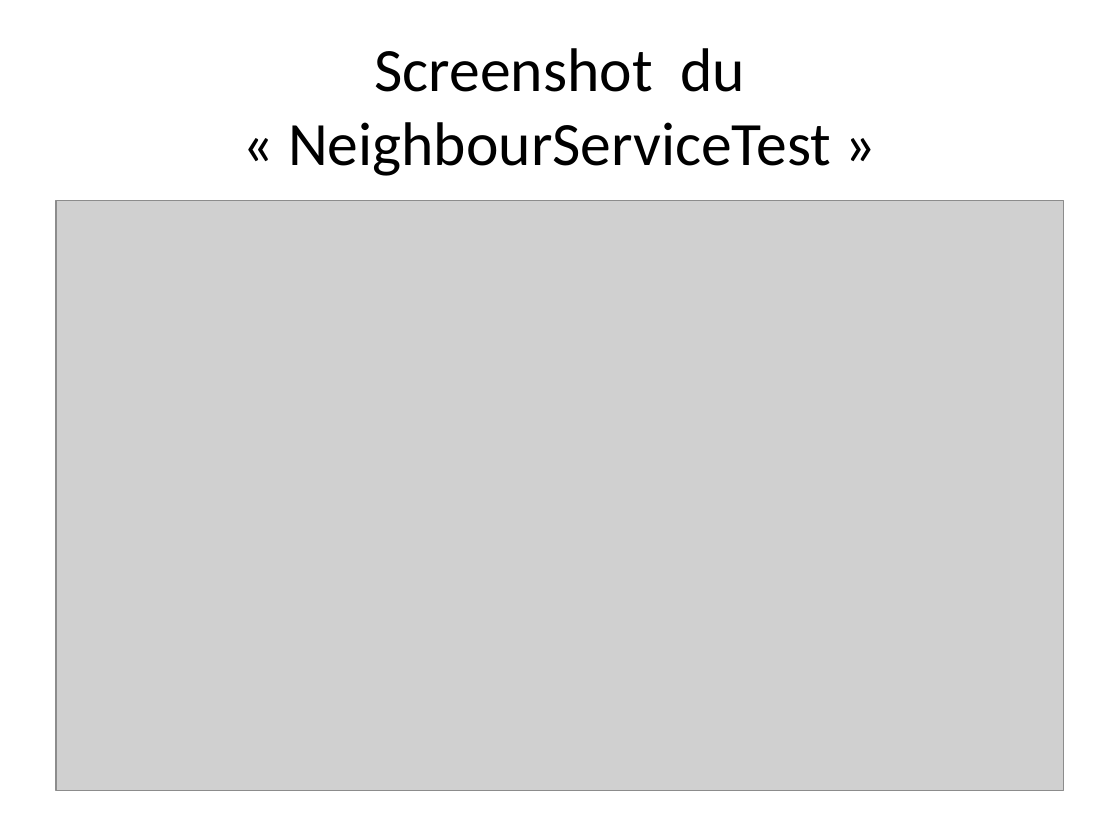
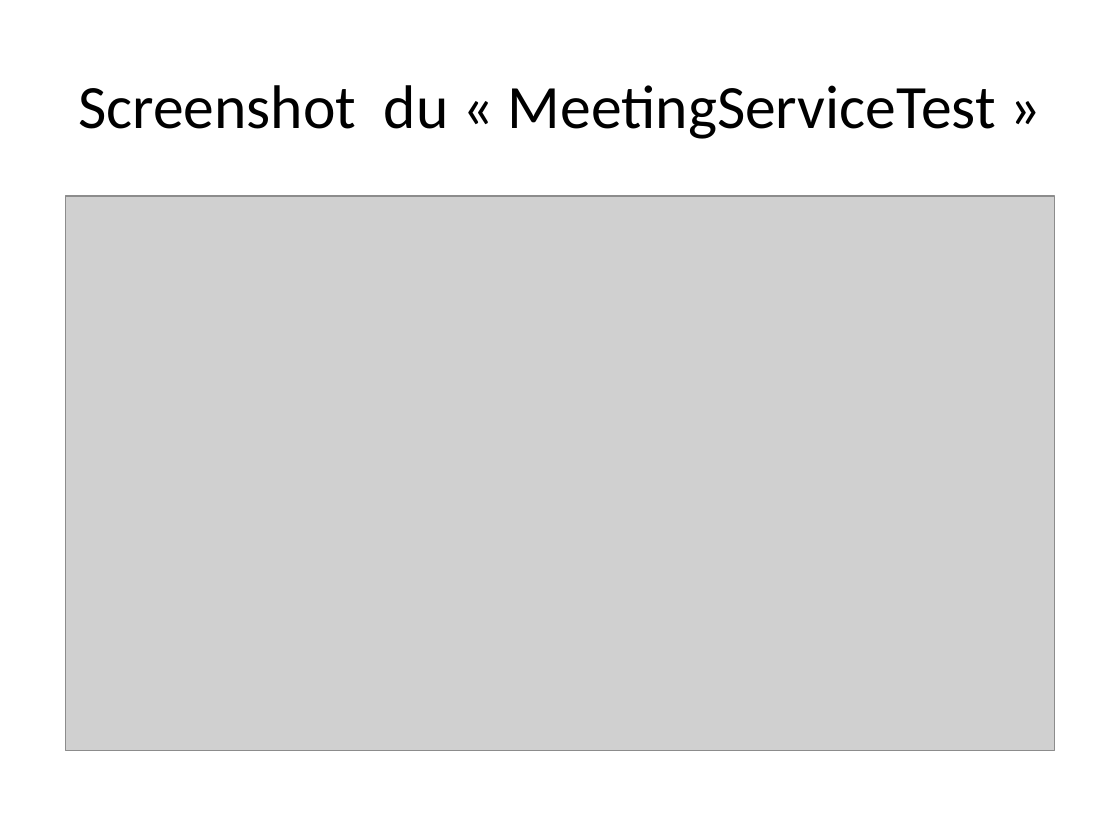
Before and after one commit to Luck-art/Projet_4_android, a slide deck: slide 13 of powerpoint/projet_4_powerpoint.pptx (slide 8 before the commit). Drawn at 1120x840 pixels with LibreOffice and Linux fonts; fonts in the diff are those of the drawing; grey boxes stand for pictures. Boxes give left, top, right and bottom in pixels: in the first picture for what was removed or moved away, otherwise in the second. Text is boxed around its words. In the diff, an @@ line names an element or a change of style, - is before the commit and + after.

```diff
--- a/powerpoint/projet_4_powerpoint.pptx
+++ b/powerpoint/projet_4_powerpoint.pptx
@@ title at [78, 85, 996, 139]: text changed @@
-Screenshot du « NeighbourServiceTest »
+Screenshot du « MeetingServiceTest »
@@ picture: place and size @@
-picture at [56, 200, 1064, 791]
+picture at [65, 196, 1055, 750]
```
Also in this commit, not shown: 7 other slides changed, 9 slides added, 2 slides removed, 7 other files.
